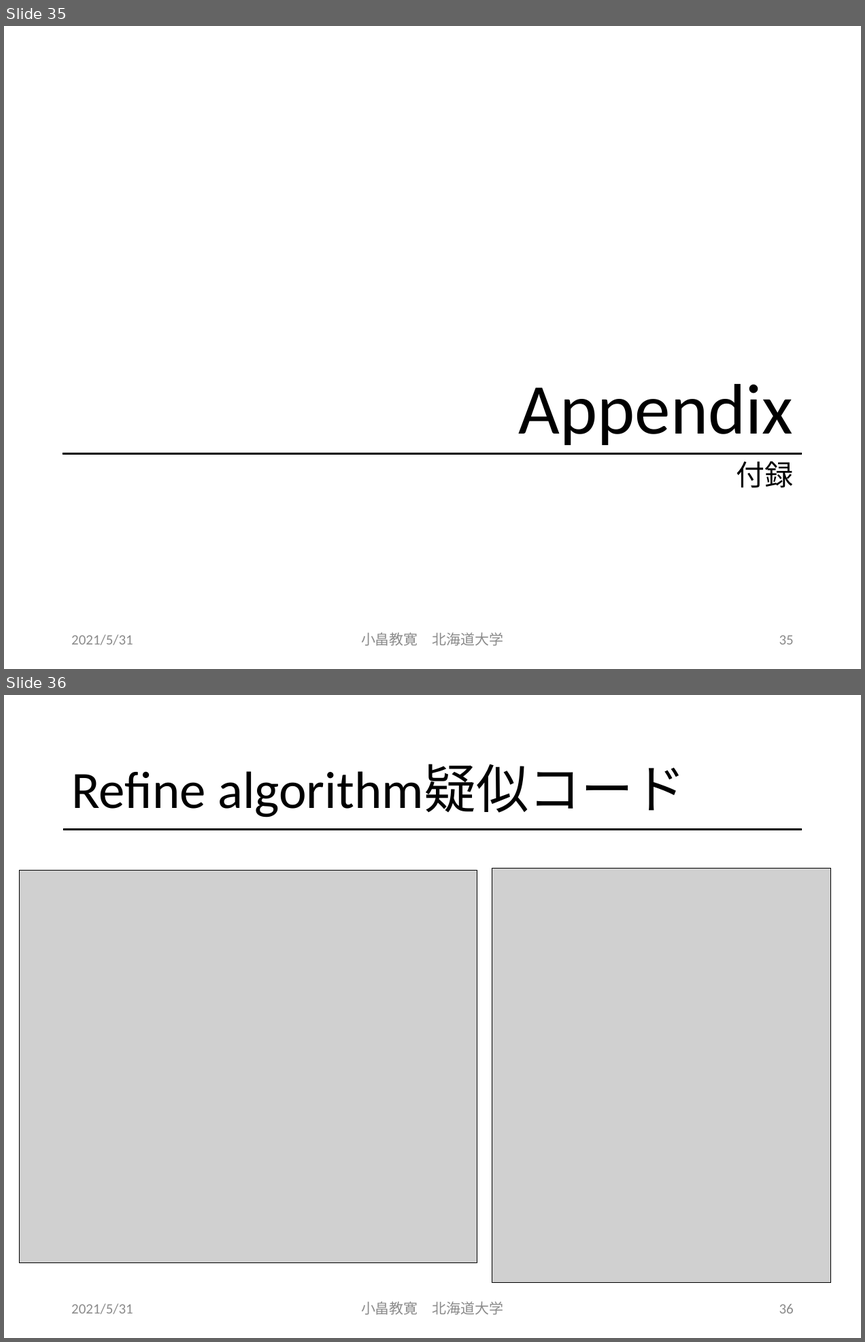
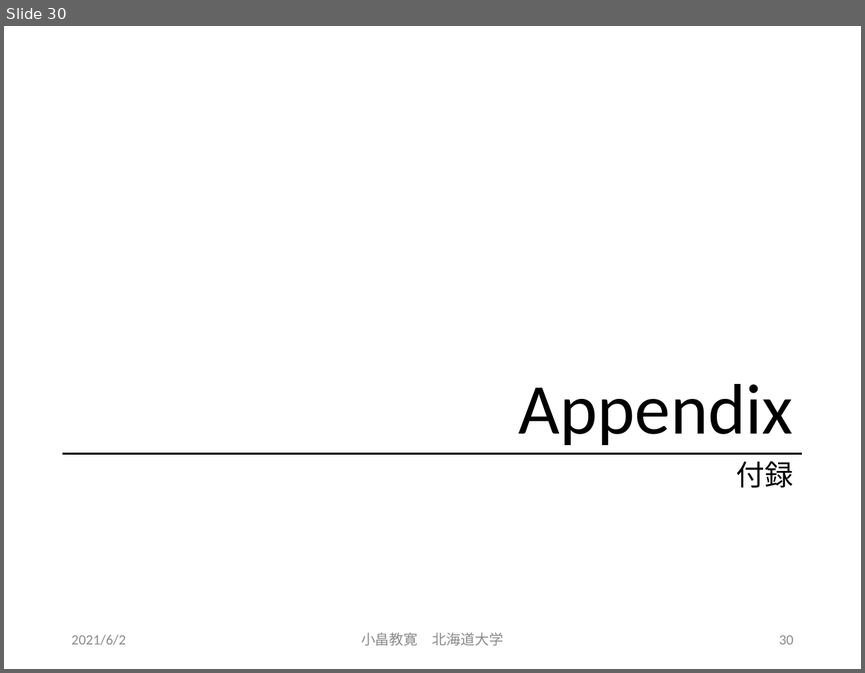
Before and after one commit to obatakyoukan/isomorphism, a slide deck: Isomorphism.pptx. Shown one above the other, each under a label of ours: slides 35 and 36 before the commit, slide 30 after it. The pictures are 865x1342 and 865x673 pixels, drawn with LibreOffice and Linux fonts; fonts in the diff are those of the drawing; grey boxes stand for pictures. Boxes give left, top, right and bottom in pixels: in the first picture for what was removed or moved away, otherwise in the second. Text is boxed around its words. In the diff, an @@ line names an element or a change of style, - is before the commit and + after.

```diff
--- a/Isomorphism.pptx
+++ b/Isomorphism.pptx
@@ slide 36 removed at (4, 695, 861, 1338), background #FFFFFF @@
@@ title removed at (71, 764, 686, 817) @@
-Refine algorithm疑似コード
@@ line removed from (63, 830) to (802, 830) @@
@@ picture removed at (20, 870, 477, 1263) @@
@@ picture removed at (492, 868, 830, 1282) @@
@@ text removed at (71, 1303, 133, 1314) @@
-2021/5/31
@@ text removed at (361, 1301, 504, 1314) @@
-小畠教寛 北海道大学
@@ page number removed at (779, 1304, 793, 1313) @@
-36
@@ what was slide 35 is now slide 30 @@
@@ slide 30 changed as well @@
@@ text at (71, 634, 126, 645): text changed @@
-2021/5/31
+2021/6/2
@@ page number at (779, 635, 793, 644): text changed @@
-35
+30
```
Also in this commit, not shown: 31 other slides changed, 8 other slides removed.
